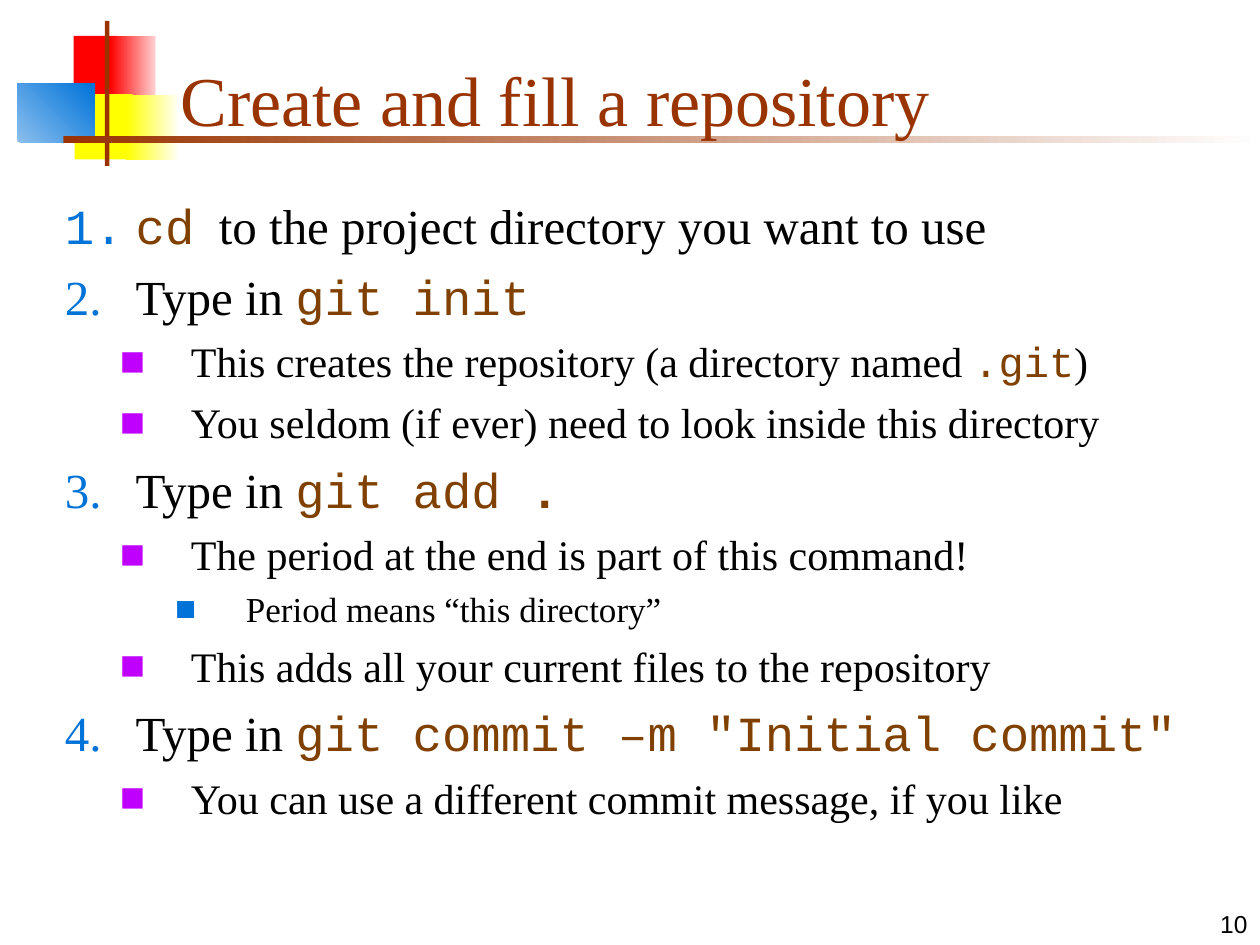
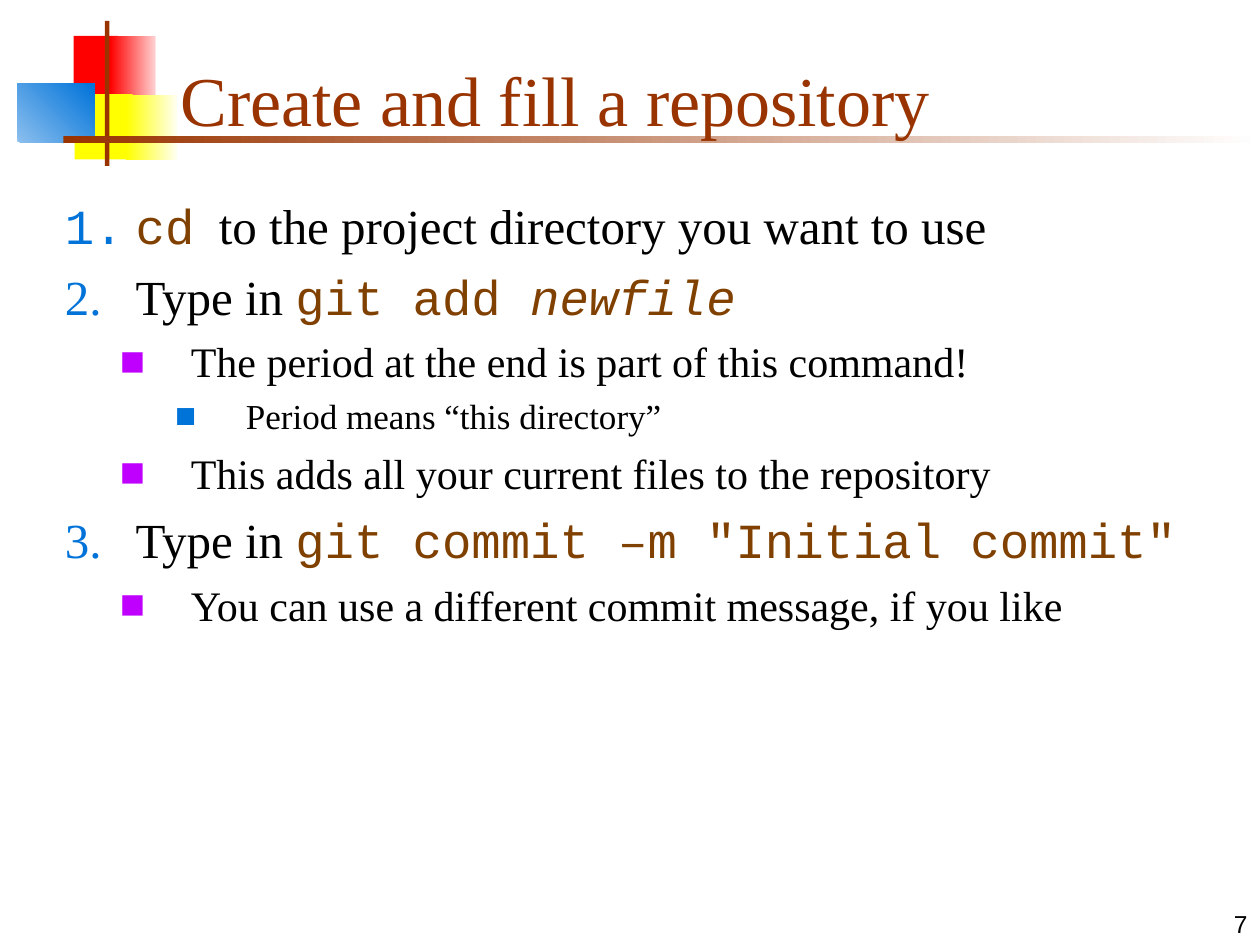
Before and after one commit to MarsUniversity/ECE382, a slide deck: slide 7 of source/lessons/lsn7/git.ppt (slide 10 before the commit). Drawn at 1260x945 pixels with LibreOffice and Linux fonts; fonts in the diff are those of the drawing. Boxes give left, top, right and bottom in pixels: in the first picture for what was removed or moved away, otherwise in the second. Text is boxed around its words. In the diff, an @@ line names an element or a change of style, - is before the commit and + after.

```diff
--- a/source/lessons/lsn7/git.ppt
+++ b/source/lessons/lsn7/git.ppt
@@ text at <box>136,279,736,325</box>: text changed; size 24 to 28 pt; font Times New Roman to Courier New; text colour #000000 to #804000 @@
-2. Type in git init
-  ■ This creates the repository (a directory named .git)
-  ■ You seldom (if ever) need to look inside this directory
-3. Type in git add .
+2. Type in git add newfile
@@ page number at <box>1234,916,1248,933</box>: text changed @@
-10
+7
```
Also in this commit, not shown: 5 other slides changed, 11 slides removed, 3 other files.
